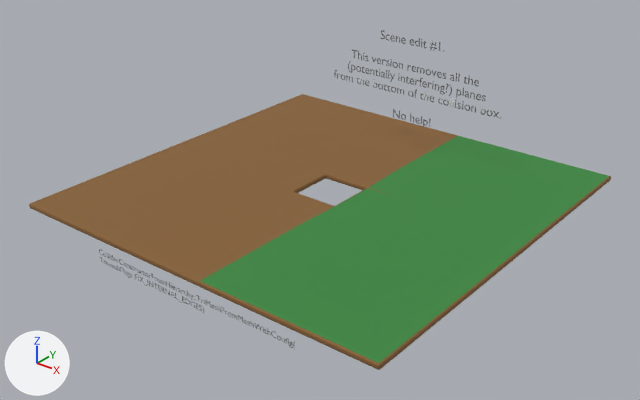
One commit to the glTF model assets/maps/level_0_edit_1.glb: the scene before it, then after it.
Rendered twice from a 50 mm lens placed at (35.4, -45.4, 27.4), pointed at (0.7, -2.0, 0.5). The axes (+X, +Y, +Z) are drawn at lower left. The lights are the same throughout. The picture after the commit comes second. Objects named as collision shapes, trigger or cutter boxes, shadow casters or lower levels of detail are left out. Where no turn or scale is listed for an object, it has been applied to the vertices. Vertices at exactly the same position are counted once.

Script lines for the objects in view, before the commit:
```python
mat_material = principled_material('Material')
mat_material.base_color = (0.242, 0.119, 0.0351)  # brown #876135
mat_material.roughness = 0.826
me_floor_mesh_005 = bpy.data.meshes.new('Floor Mesh.005')
me_floor_mesh_005.from_pydata(...)  # 352 vertices, 704 faces; spans x -14.9..14.9, y -14.9..14.8, z -0.4..0.0
# faces by material slot: [659, 45]
me_floor_mesh_005.materials.append(mat_material)  # brown #876135
me_floor_mesh_005.materials.append(mat_material_002)  # green #3a873f
me_text_001 = bpy.data.meshes.new('Text.001')
me_text_001.from_pydata(...)  # 7677 vertices, 7521 faces; spans x -7.6..7.5, y 0.0, z -6.2..0.7
me_text_001.materials.append(mat_text)  # white #e7e7e7
ob_floor_004 = bpy.data.objects.new('Floor.004', me_floor_mesh_005)
ob_floor_004.location = (0.0, 0.0, 0.39)
ob_gn_instance = bpy.data.objects.new('GN Instance', me_text_001)
ob_gn_instance.location = (0.7, 9.3, 8.93)
```
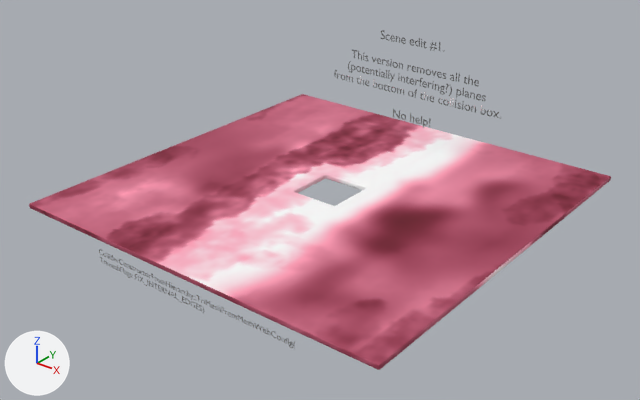
Commit message: Improve model materials.

Patch to the scene script:
```diff
--- a/assets/maps/level_0_edit_1.glb.py
+++ b/assets/maps/level_0_edit_1.glb.py
@@ img_diffuse @@
+img_diffuse = load_image('diffuse', '_unpacked/diffuse', 128, 128, 'sRGB')
@@ mat_material @@
 mat_material = principled_material('Material')
-mat_material.base_color = (0.242, 0.119, 0.0351)  # brown #876135
+mat_material.texture = img_diffuse
 mat_material.roughness = 0.826
@@ me_floor_mesh_005 @@
 me_floor_mesh_005.from_pydata(...)  # 352 vertices, 704 faces; spans x -14.9..14.9, y -14.9..14.8, z -0.4..0.0
 # used by ob_floor_004; location = (0.0, 0.0, 0.39)
+# me_floor_mesh_005 part 1: 45 faces spanning x 1.9..14.7, y -14.8..14.7, z 0.0 switch from mat_material_002 (green #3a873f) to mat_material (picture img_diffuse)
```

Boxes (x1, y1, x2, y2) around the edits, measured in the pictures (640 x 400 px):
'Floor.004', surface changed (lighter): (29, 94, 611, 370) in both
part 1 of me_floor_mesh_005, recoloured (green to pink): (200, 136, 609, 363) in both
